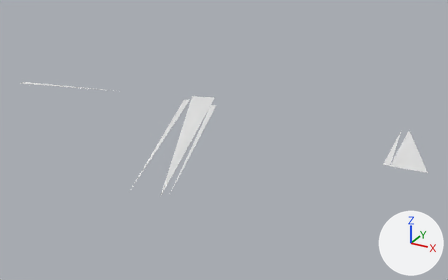
One commit to the glTF model apps/client/public/world/chunk_0_6.glb: the scene before it, then after it.
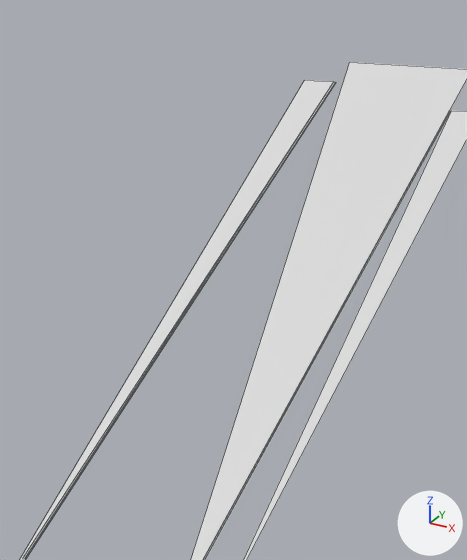
There are two pictures of each version: one whole from a 50 mm camera at (210.6, -1402.1, 91.2) aimed at (107.5, -1214.7, -2.4), one close up on the part from 29% to 48% of the width and 30% to 67% of the height. The lights are fixed; the arrows at lower right show +X, +Y and +Z. The last two pictures show the newer version. The close-ups show mesh edges as thin lines.

Before the edit, the objects in view are built like this:
```python
me_curb = bpy.data.meshes.new('curb')
me_curb.from_pydata(...)  # 20 vertices, 8 faces; spans x -4.0..169.0, y -1270.0..-1177.0, z 0.0
me_road = bpy.data.meshes.new('road')
me_road.from_pydata([(169.3, -1212.1, 0.0), (181.3, -1211.0, 0.0), (167.1, -1177.4, 0.0), (75.2, -1184.7, 0.0), (114.2, -1267.0, 0.0), (84.7, -1181.4, 0.0)], [], [(0, 1, 2), (3, 4, 5)])
me_sidewalk = bpy.data.meshes.new('sidewalk')
me_sidewalk.from_pydata(...)  # 12 vertices, 4 faces; spans x -4.0..169.0, y -1270.0..-1178.0, z 0.0
ob_curb = bpy.data.objects.new('curb', me_curb)
ob_curb.location = (0.0, 0.0, 0.0)
ob_road = bpy.data.objects.new('road', me_road)
ob_road.location = (0.0, 0.0, 0.0)
ob_sidewalk = bpy.data.objects.new('sidewalk', me_sidewalk)
ob_sidewalk.location = (0.0, 0.0, 0.0)
```
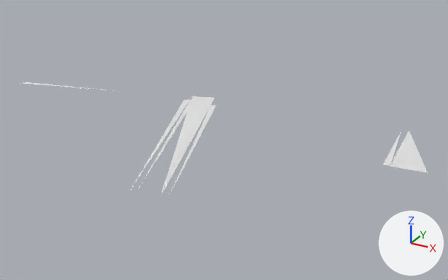
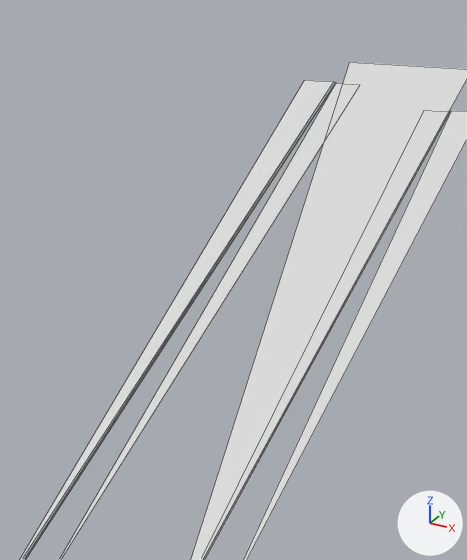
Pixel boxes [x1, y1, x2, y2] of what changed, in the close-ups (467 x 560 px):
'parking', added
    after: [59, 83, 448, 560]

The change, as a list of edits to the scene's bpy script:
```text
Add me_parking:
    me_parking.from_pydata([(169.3, -1212.1, 0.0), (173.6, -1211.7, 0.0), (167.1, -1177.4, 0.0), (86.0, -1191.3, 0.0), (114.2, -1267.0, 0.0), (87.9, -1190.6, 0.0), (76.9, -1189.4, 0.0), (106.6, -1269.4, 0.0), (78.8, -1188.7, 0.0)], [], [(0, 1, 2), (3, 4, 5), (6, 7, 8)])
Add ob_parking:
    ob_parking = bpy.data.objects.new('parking', me_parking)
    ob_parking.location = (0.0, 0.0, 0.0)
```
